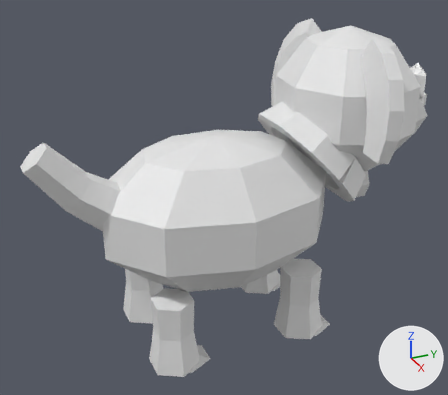
The FBX model roblox/art/pets/dog_good.fbx, before and after one commit.
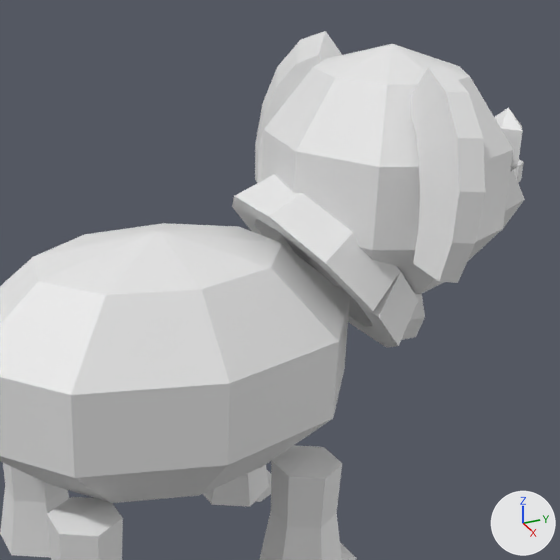
Each version appears first whole from a 50 mm lens placed at (2.212, -0.977, 1.165), pointed at (-0.036, 0.035, 0.04), and next in a close-up on the part from 28% to 100% of the width and 0% to 82% of the height. The axes (+X, +Y, +Z) are drawn at lower right. The lights are the same throughout. The last two pictures show the newer version. Where no turn or scale is listed for an object, it has been applied to the vertices.

In view in the first close-up: 'Body', 'Ear_L', 'Ear_R', 'Eyes', 'Head', 'Leg_B', 'Leg_F'.
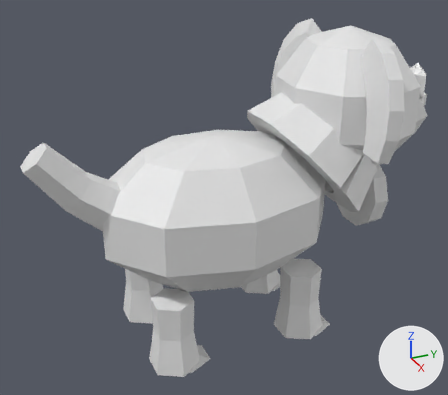
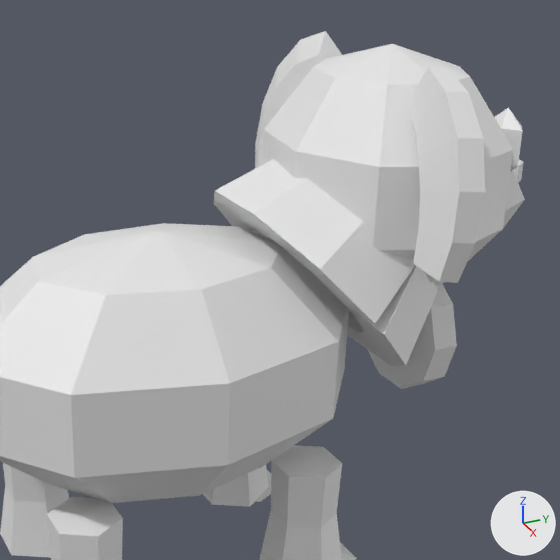
What differs and where, as boxes (x1, y1, x2, y2) in the close-ups (560 x 560 px; the box of a moved part takes in the faces that stretch with it):
'Leg_F', reshaped
    before: (203, 174, 425, 560)
    after: (203, 159, 457, 560)
part 1 of me_leg_f_001, moved or reshaped
    before: (232, 174, 425, 347)
    after: (214, 159, 457, 389)

The change in detail:
me_leg_f_001 is used by ob_leg_f; location (0.0, 0.3, -0.4).
me_leg_f_001 had 106 vertices, 127 faces and spanned x -0.31..0.31, y -0.095..0.405, z -0.21..0.83.
me_leg_f_001 now has 110 vertices, 133 faces and spans x -0.338..0.334, y -0.123..0.455, z -0.21..0.878.
Part 1, on me_leg_f_001:
17 vertices are removed from x -0.1..0.1, y 0.355..0.405, z 0.34..0.54.
24 faces are deleted.
33 vertices move from x -0.292..0.29, y -0.075..0.405, z 0.367..0.83 to x -0.338..0.334, y -0.123..0.455, z 0.318..0.878.
12 vertices are added at x -0.18..0.18, y 0.385..0.455, z 0.209..0.551.
9 new vertices lie (0.0, 0.07, 0.0) away from vertices in x -0.18..0.18, y 0.385, z 0.209..0.551.
30 new faces join them.
